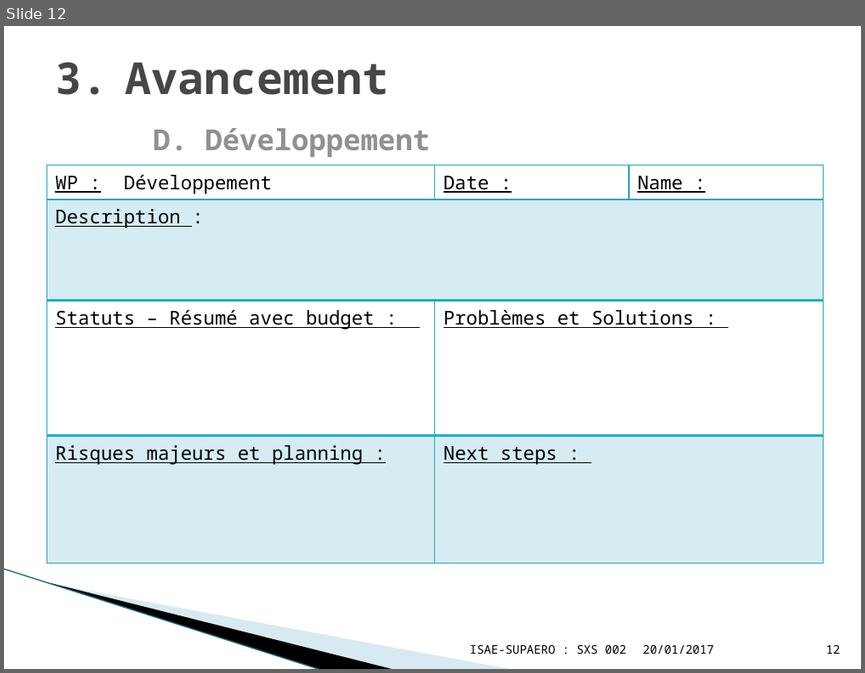
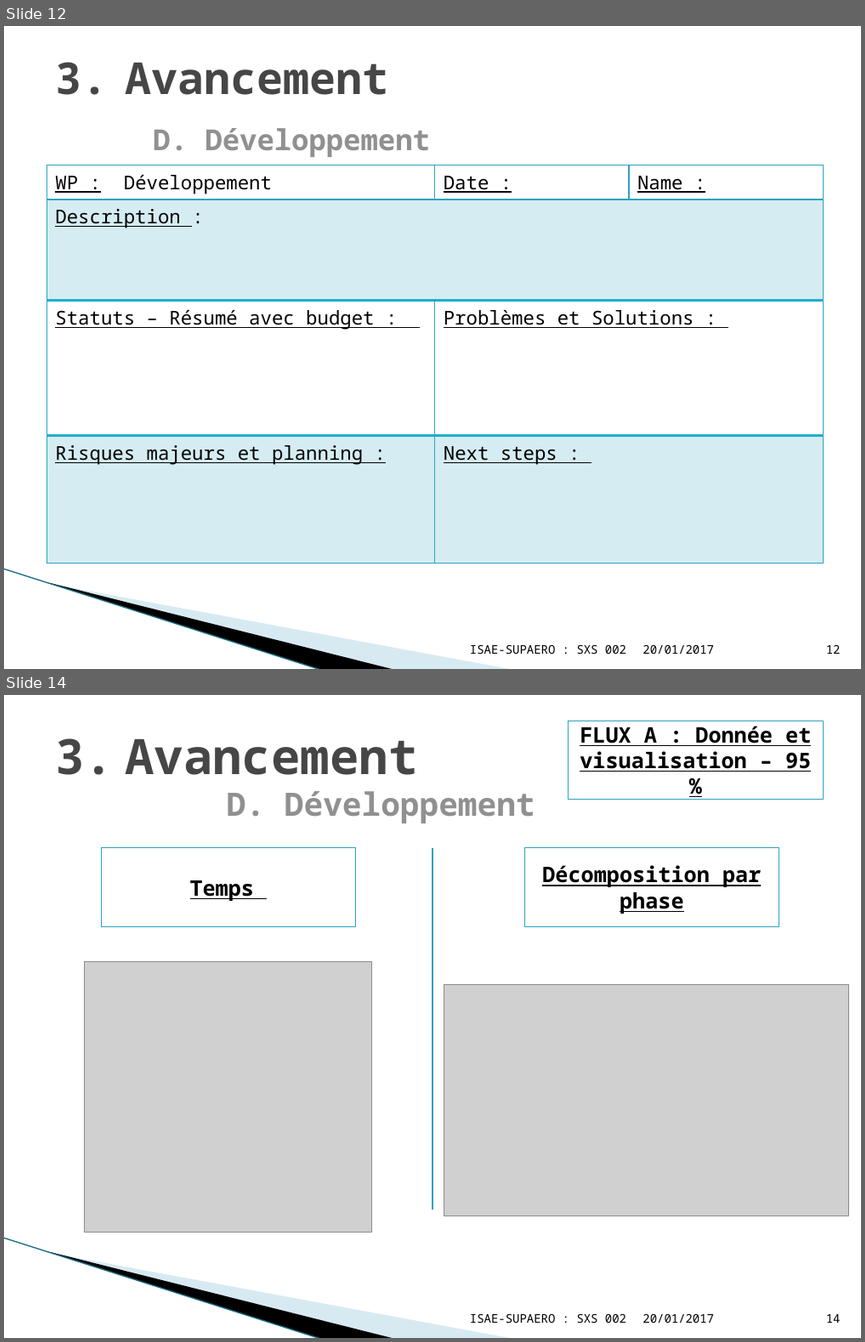
Before and after one commit to YuanxiangFranck/PIE_ISAE_Essais_Vol, a slide deck: gestion_projet/Project_Review03022017.pptx. Shown one above the other, each under a label of ours: slide 12 before the commit, slides 12 and 14 after it; the slides between them are not shown. The pictures are 865x673 and 865x1342 pixels, drawn with LibreOffice and Linux fonts; fonts in the diff are those of the drawing; grey boxes stand for pictures; background and template pictures are left out. Boxes give left, top, right and bottom in pixels: in the first picture for what was removed or moved away, otherwise in the second. Text is boxed around its words. In the diff, an @@ line names an element or a change of style, - is before the commit and + after.

```diff
--- a/gestion_projet/Project_Review03022017.pptx
+++ b/gestion_projet/Project_Review03022017.pptx
@@ slide 14 added at (4, 695, 861, 1338), background #FFFFFF; not listed: 3 template elements that a slide beside it also shows @@
@@ title added at (125, 739, 535, 823), 27 pt, text #909090, bold @@
+3. Avancement
+   D. Développement
@@ rectangle added at (568, 721, 823, 800), fill #FFFFFF, outline #2DA2BF 0.75 pt, 18 pt, text #000000, bold, underline @@
+FLUX A : Donnée et visualisation – 95 %
@@ rectangle added at (101, 847, 355, 926), fill #FFFFFF, outline #2DA2BF 0.75 pt, 18 pt, text #000000, bold, underline @@
+Temps
@@ line added from (432, 847) to (432, 1209), #2DA2BF 0.75 pt @@
@@ rectangle added at (524, 847, 778, 926), fill #FFFFFF, outline #2DA2BF 0.75 pt, 18 pt, text #000000, bold, underline @@
+Décomposition par phase
@@ picture added at (85, 962, 371, 1232) @@
@@ picture added at (443, 985, 848, 1216) @@
@@ text added at (470, 1314, 626, 1322), 10 pt, text #000000 @@
+ISAE-SUPAERO : SXS 002
@@ text added at (642, 1314, 714, 1322), 10 pt, text #000000 @@
+20/01/2017
@@ page number added at (826, 1314, 840, 1322), 10 pt, text #000000 @@
+14
```
Also in this commit, not shown: 5 slides changed, 4 other slides added.
